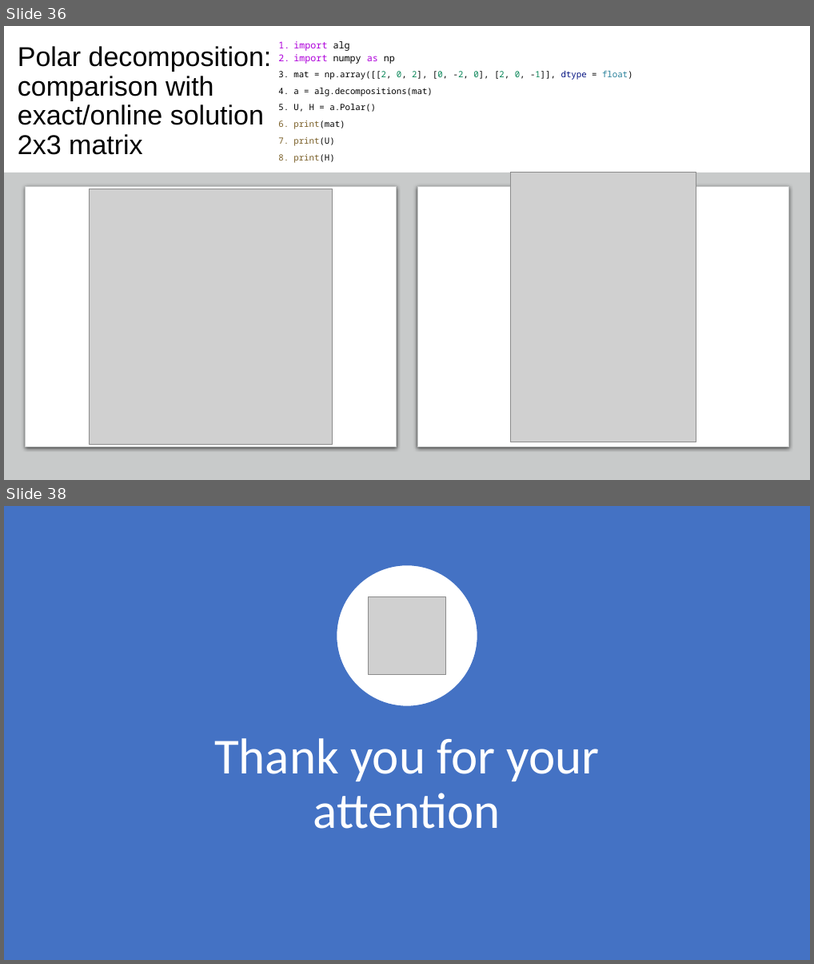
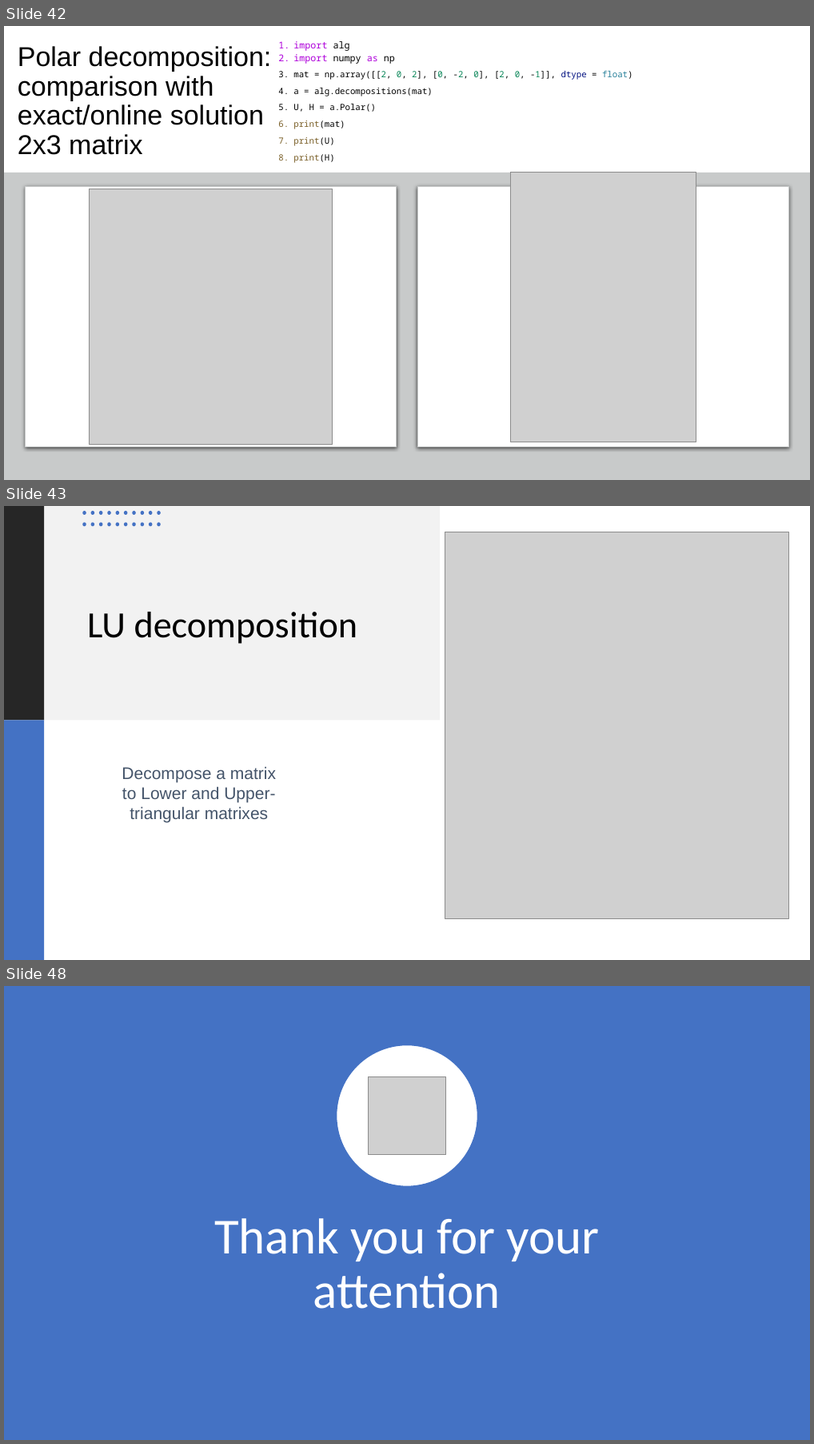
Before and after one commit to netalydana28/Python2, a slide deck: project3/algebra.pptx. Shown one above the other, each under a label of ours: slides 36 and 38 before the commit, slides 42, 43 and 48 after it; the slides between them are not shown. The pictures are 814x964 and 814x1444 pixels, drawn with LibreOffice and Linux fonts; fonts in the diff are those of the drawing; grey boxes stand for pictures. Boxes give left, top, right and bottom in pixels: in the first picture for what was removed or moved away, otherwise in the second. Text is boxed around its words. In the diff, an @@ line names an element or a change of style, - is before the commit and + after.

```diff
--- a/project3/algebra.pptx
+++ b/project3/algebra.pptx
@@ slide 43 added at (4,506,810,960), background #FFFFFF @@
@@ rectangle added at (4,506,440,720), fill #F2F2F2 @@
@@ rectangle added at (4,506,44,720), fill #262626 @@
@@ group added at (82,511,161,526): 20 ellipses @@
@@ picture added at (445,532,790,918) @@
@@ title added at (87,612,358,644), 44 pt, text #000000 @@
+LU decomposition
@@ rectangle added at (4,720,44,960), fill #4472C4 @@
@@ text added at (122,766,276,822), 20 pt, text #44546A @@
+Decompose a matrix to Lower and Upper-triangular matrixes
@@ what was slide 36 is now slide 42 @@
@@ what was slide 38 is now slide 48 @@
```
Also in this commit, not shown: 4 slides changed, 9 other slides added, 2 other files.
